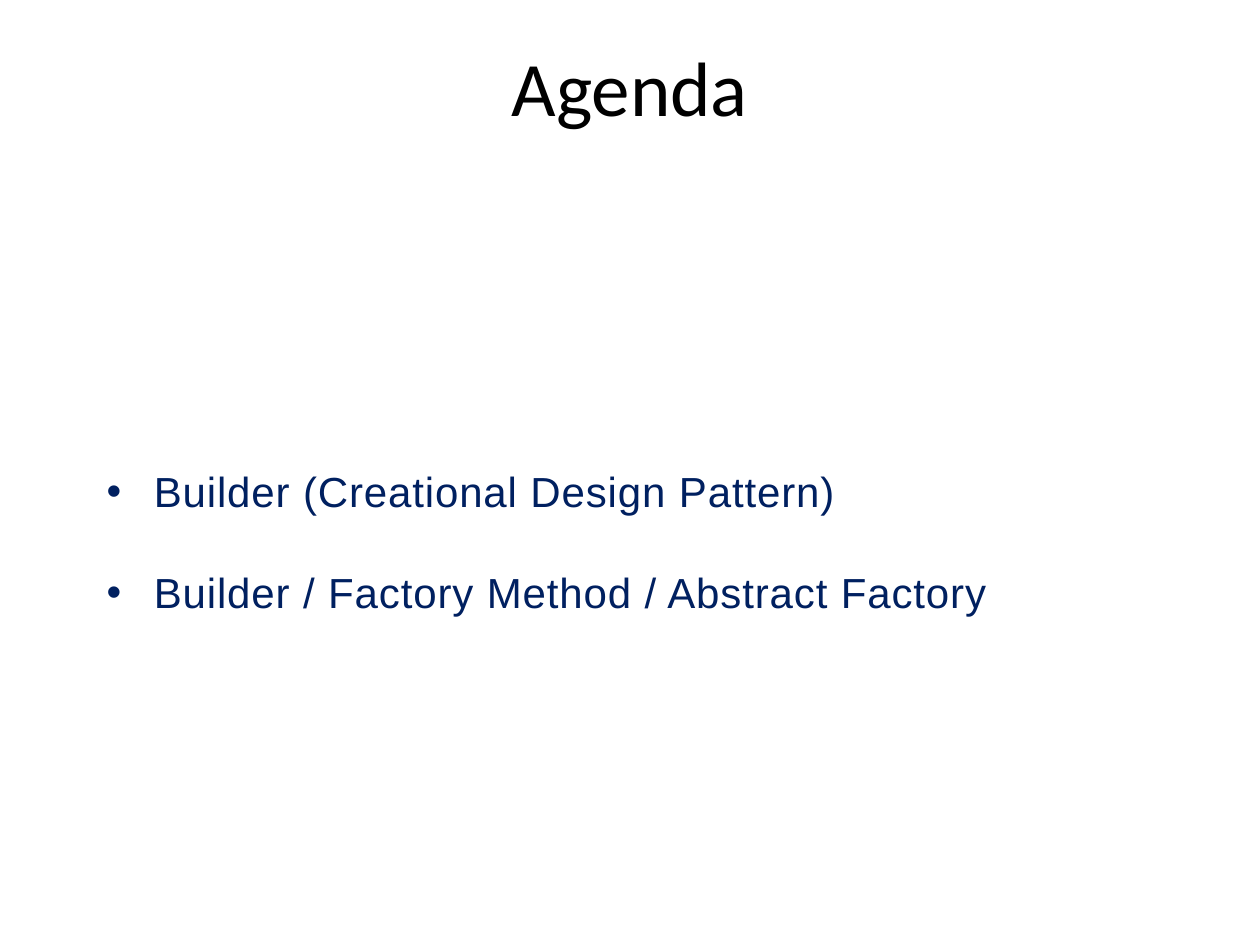
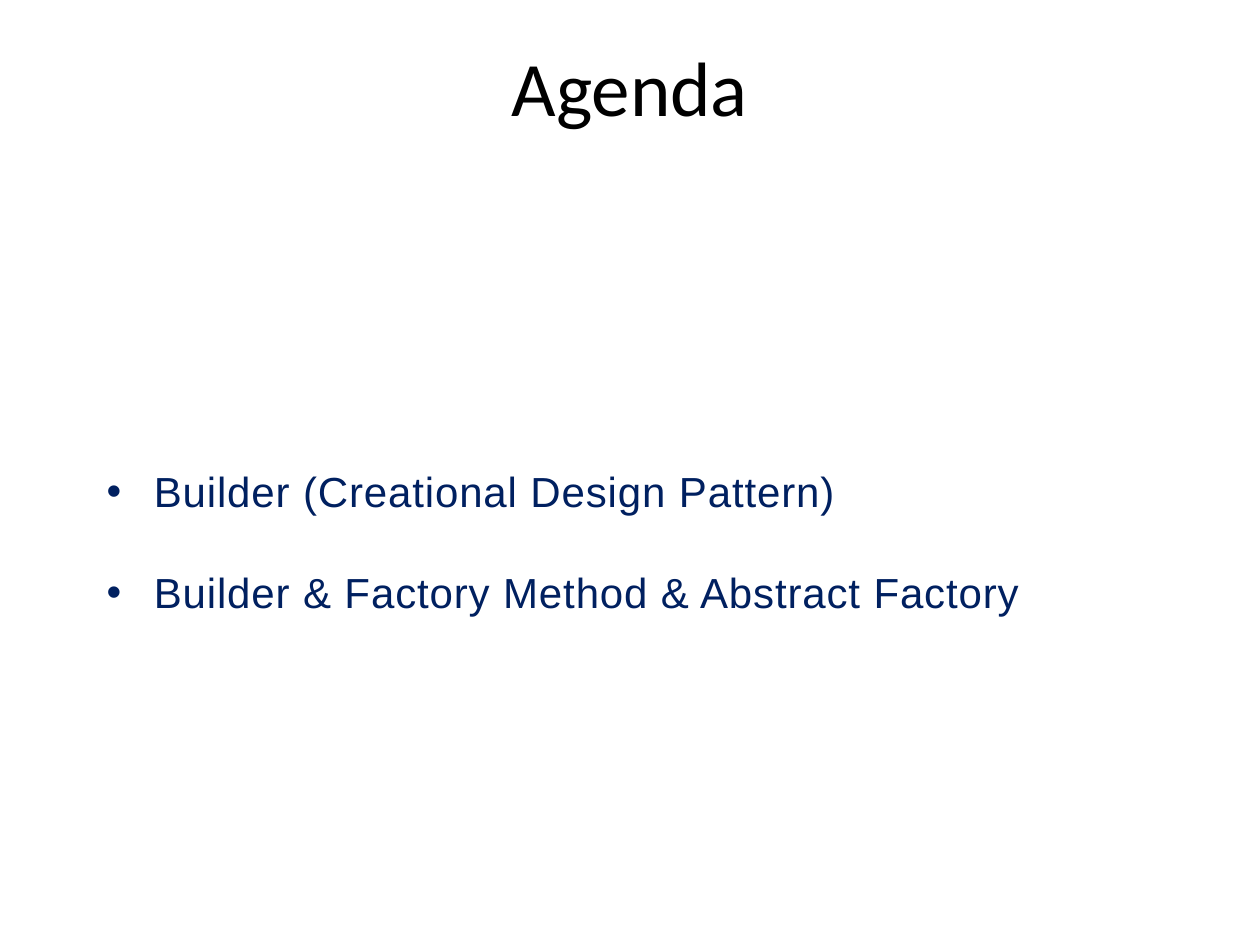
Before and after one commit to PlumpMath/DesignPattern-956, a slide deck: slide 2 of _Doc/DesignPattern.P2.Creational(Bulder).pptx. Drawn at 1260x945 pixels with LibreOffice and Linux fonts; fonts in the diff are those of the drawing. Boxes give left, top, right and bottom in pixels: in the first picture for what was removed or moved away, otherwise in the second. Text is boxed around its words. In the diff, an @@ line names an element or a change of style, - is before the commit and + after.

Commit message:
Updated Builder PPT.

```diff
--- a/_Doc/DesignPattern.P2.Creational(Bulder).pptx
+++ b/_Doc/DesignPattern.P2.Creational(Bulder).pptx
@@ text at bbox=[154, 577, 1019, 617]: text changed @@
-• Builder / Factory Method / Abstract Factory
+• Builder & Factory Method & Abstract Factory
```
Also in this commit, not shown: 5 other slides changed.
